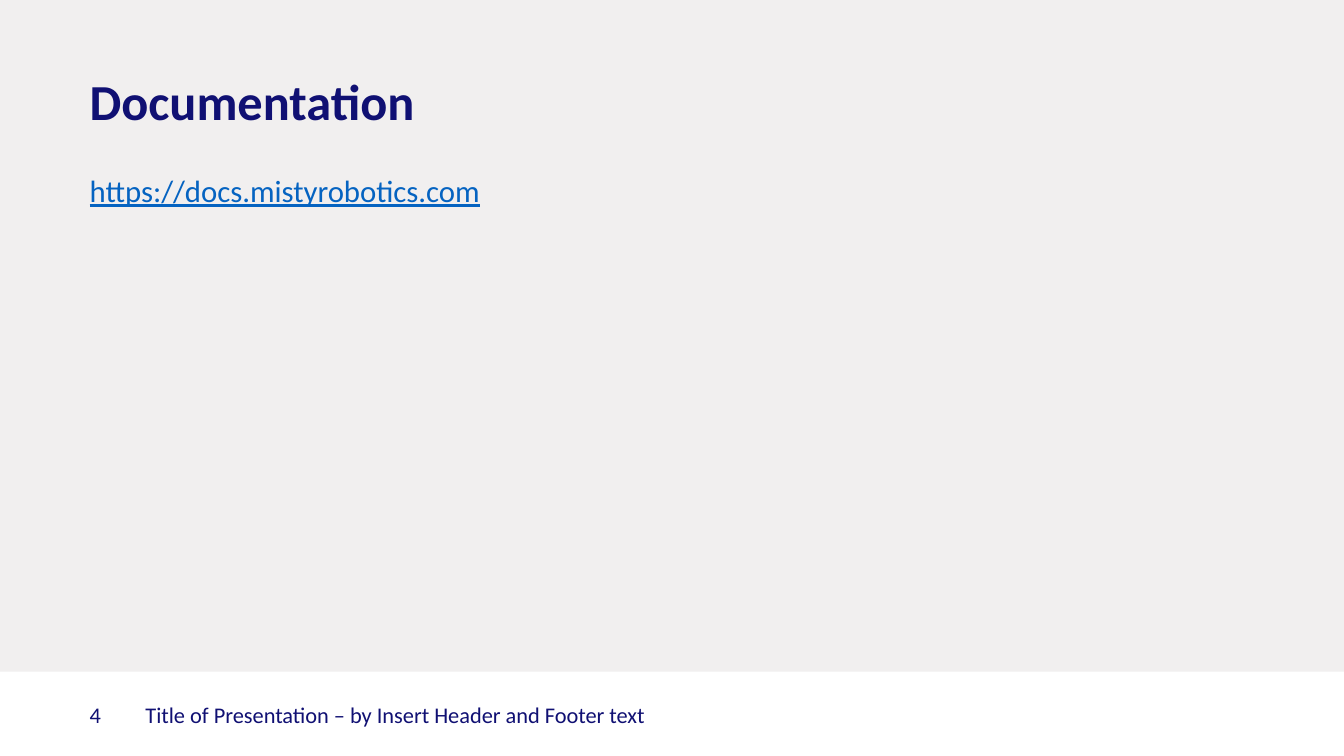
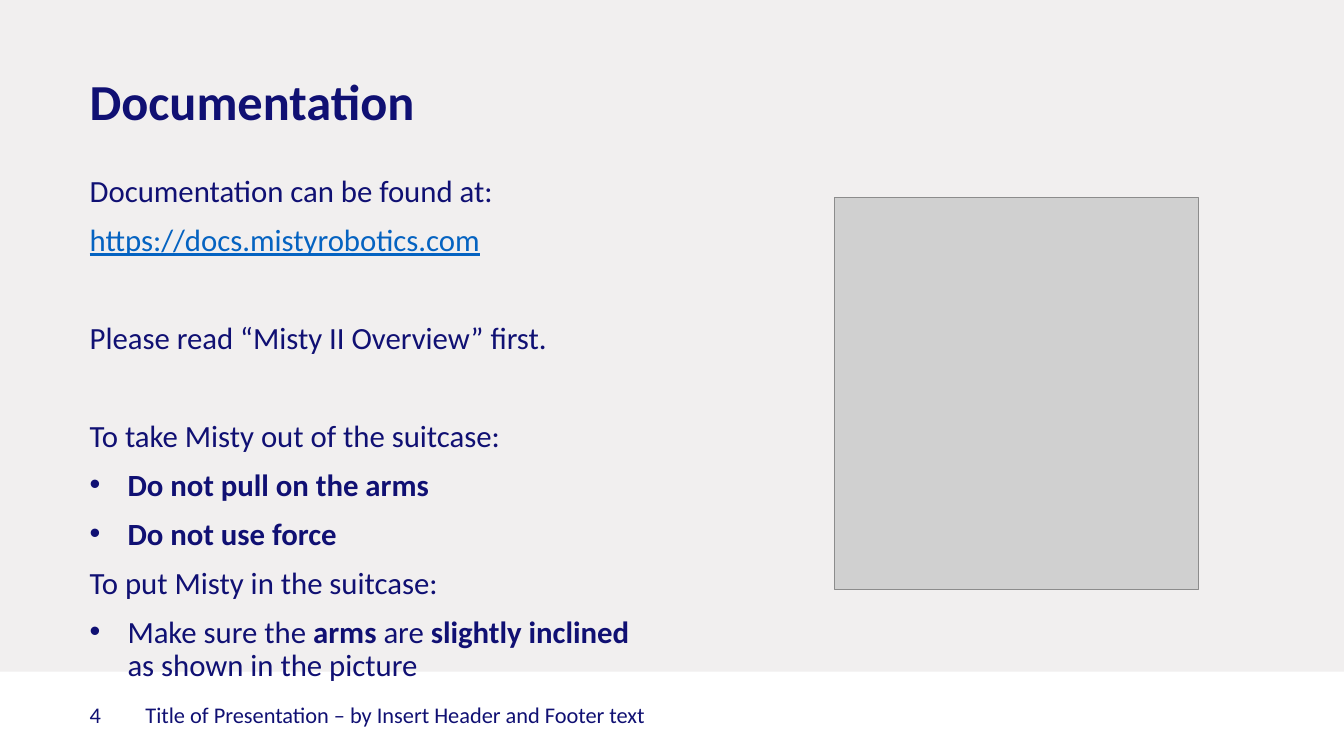
Before and after one commit to Rctue/nao-lib, a slide deck: slide 4 of Misty tutorial.pptx. Drawn at 1344x756 pixels with LibreOffice and Linux fonts; fonts in the diff are those of the drawing; grey boxes stand for pictures; background and template pictures are left out. Boxes give left, top, right and bottom in pixels: in the first picture for what was removed or moved away, otherwise in the second. Text is boxed around its words. In the diff, an @@ line names an element or a change of style, - is before the commit and + after.

```diff
--- a/Misty tutorial.pptx
+++ b/Misty tutorial.pptx
@@ text at box(90, 180, 493, 203): paragraph added @@
+Documentation can be found at:
@@ picture added at box(835, 198, 1199, 590) @@
@@ text at box(90, 327, 629, 681): paragraphs added @@
+Please read “Misty II Overview” first.
+To take Misty out of the suitcase:
+• Do not pull on the arms
+• Do not use force
+To put Misty in the suitcase:
+• Make sure the arms are slightly inclined
+  as shown in the picture
```
Also in this commit, not shown: 4 other slides changed, 4 slides added, 1 other file.
